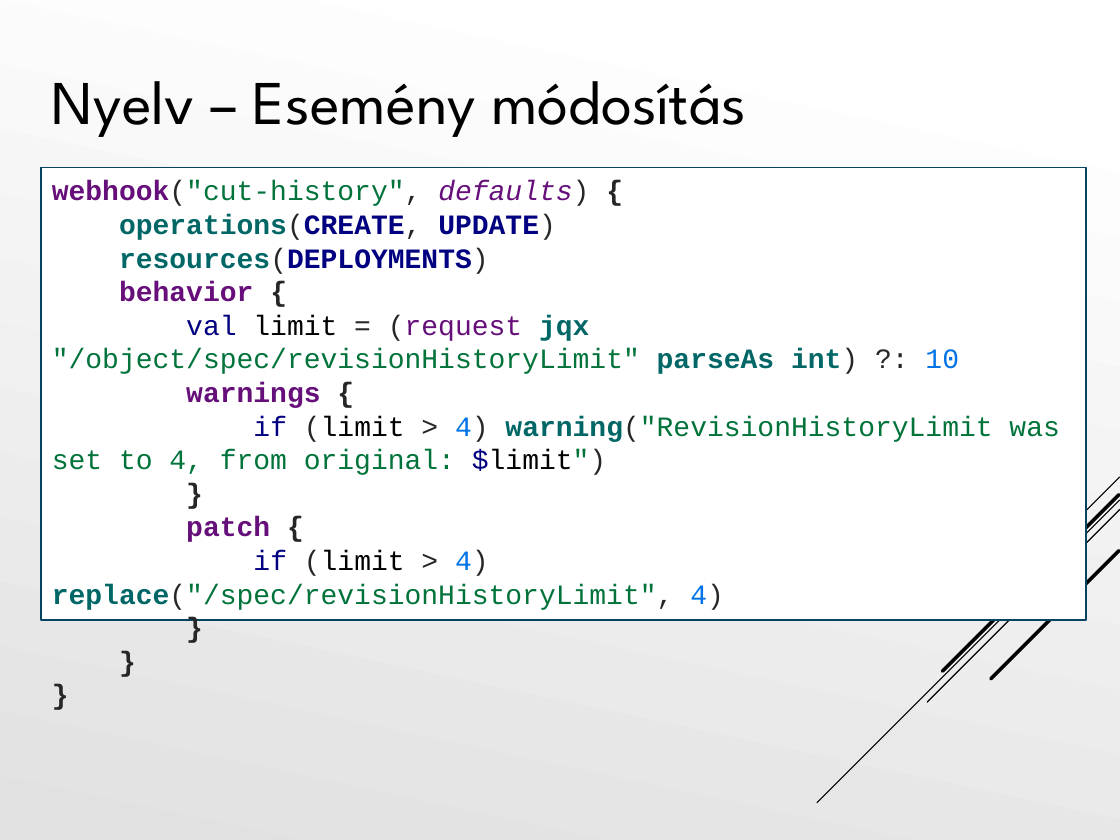
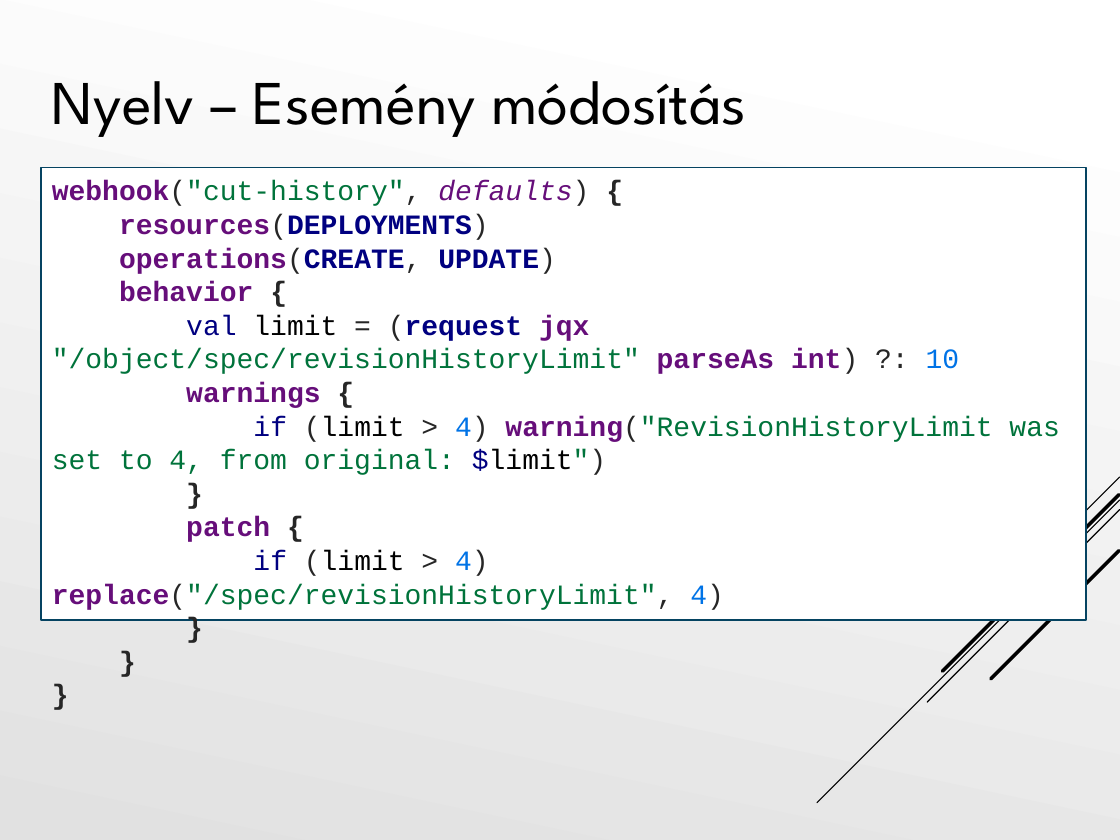
Before and after one commit to Tiegris/KonstrainR, a slide deck: slide 11 of ppt/prezi.pptx. Drawn at 1120x840 pixels with LibreOffice and Linux fonts; fonts in the diff are those of the drawing. Boxes give left, top, right and bottom in pixels: in the first picture for what was removed or moved away, otherwise in the second. Text is boxed around its words. In the diff, an @@ line names an element or a change of style, - is before the commit and + after.

```diff
--- a/ppt/prezi.pptx
+++ b/ppt/prezi.pptx
@@ text in rectangle at <box>52,214,1059,610</box>: text changed @@
-operations(CREATE, UPDATE)
-resources(DEPLOYMENTS)
-behavior {
-val limit = (request jqx "/object/spec/revisionHistoryLimit" parseAs int) ?: 10
-warnings {
-if (limit > 4) warning("RevisionHistoryLimit was set to 4, from original: $limit")
-}
-patch {
-if (limit > 4) replace("/spec/revisionHistoryLimit", 4)
-}
-}
-}
+resources(DEPLOYMENTS)
+operations(CREATE, UPDATE)
+behavior {
+val limit = (request jqx "/object/spec/revisionHistoryLimit" parseAs int) ?: 10
+warnings {
+if (limit > 4) warning("RevisionHistoryLimit was set to 4, from original: $limit")
+}
+patch {
+if (limit > 4) replace("/spec/revisionHistoryLimit", 4)
+}
+}
+}
```
Also in this commit, not shown: 9 other slides changed, 5 slides added, 5 slides removed, 1 other file.
